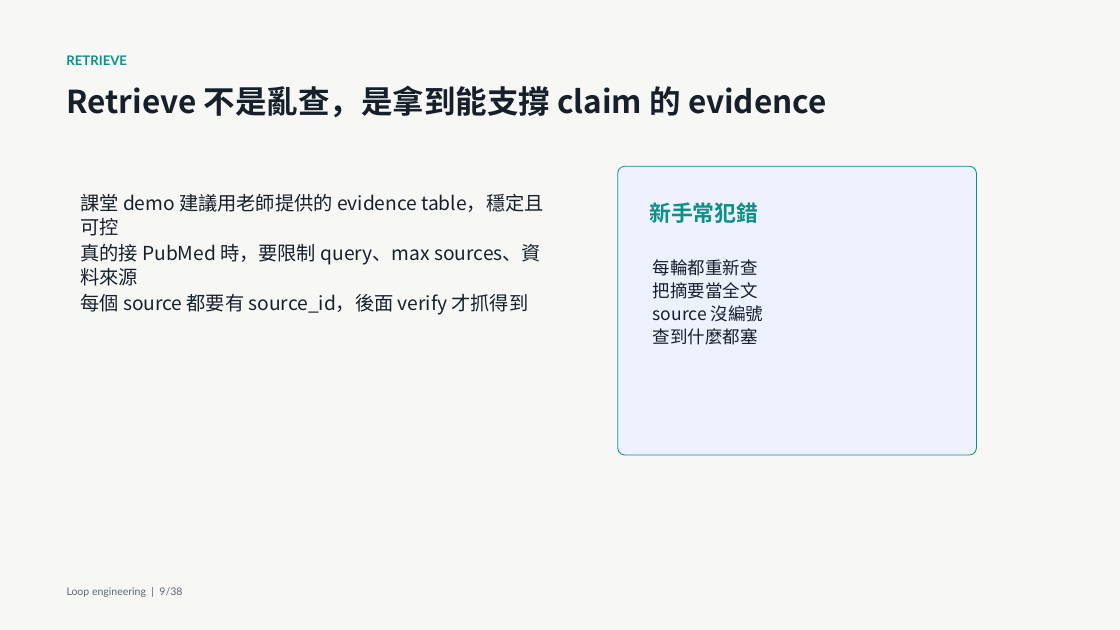
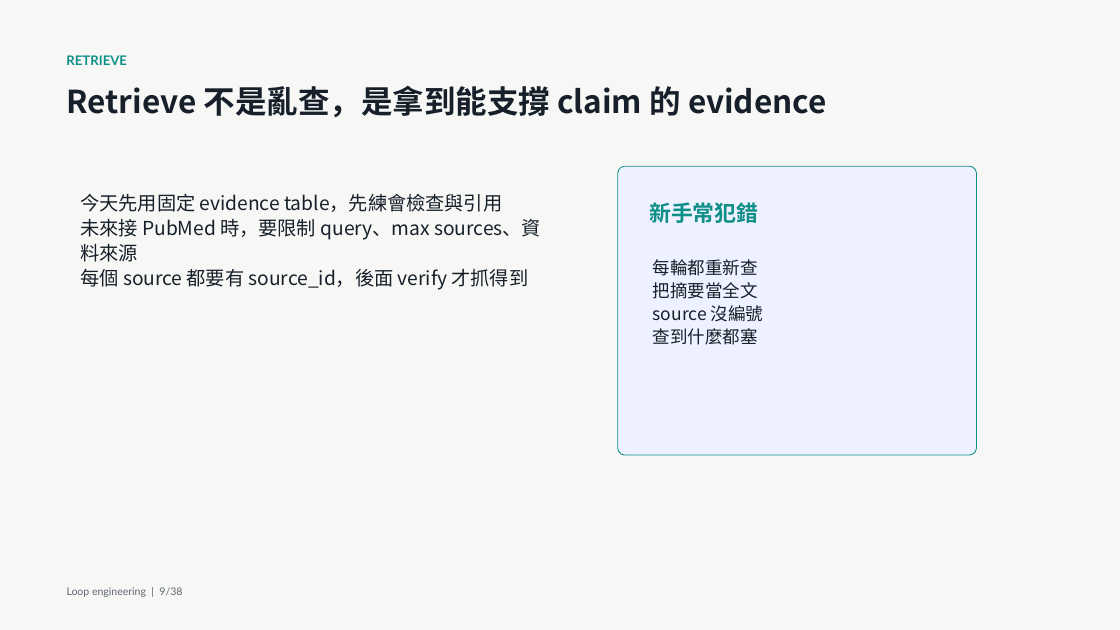
Before and after one commit to godkin1211/LLM_applications_on_BioMedicalData, a slide deck: slide 17 of slides/lesson-09-loop-engineering.pptx (slide 9 before the commit). Drawn at 1120x630 pixels with LibreOffice and Linux fonts; fonts in the diff are those of the drawing. Boxes give left, top, right and bottom in pixels: in the first picture for what was removed or moved away, otherwise in the second. Text is boxed around its words. In the diff, an @@ line names an element or a change of style, - is before the commit and + after.

```diff
--- a/slides/lesson-09-loop-engineering.pptx
+++ b/slides/lesson-09-loop-engineering.pptx
@@ text at box(80, 194, 541, 262): text changed @@
-課堂 demo 建議用老師提供的 evidence table，穩定且可控
-真的接 PubMed 時，要限制 query、max sources、資料來源
+今天先用固定 evidence table，先練會檢查與引用
+未來接 PubMed 時，要限制 query、max sources、資料來源
```
Also in this commit, not shown: 24 other slides changed, 11 slides added, 3 slides removed, 4 other files.
